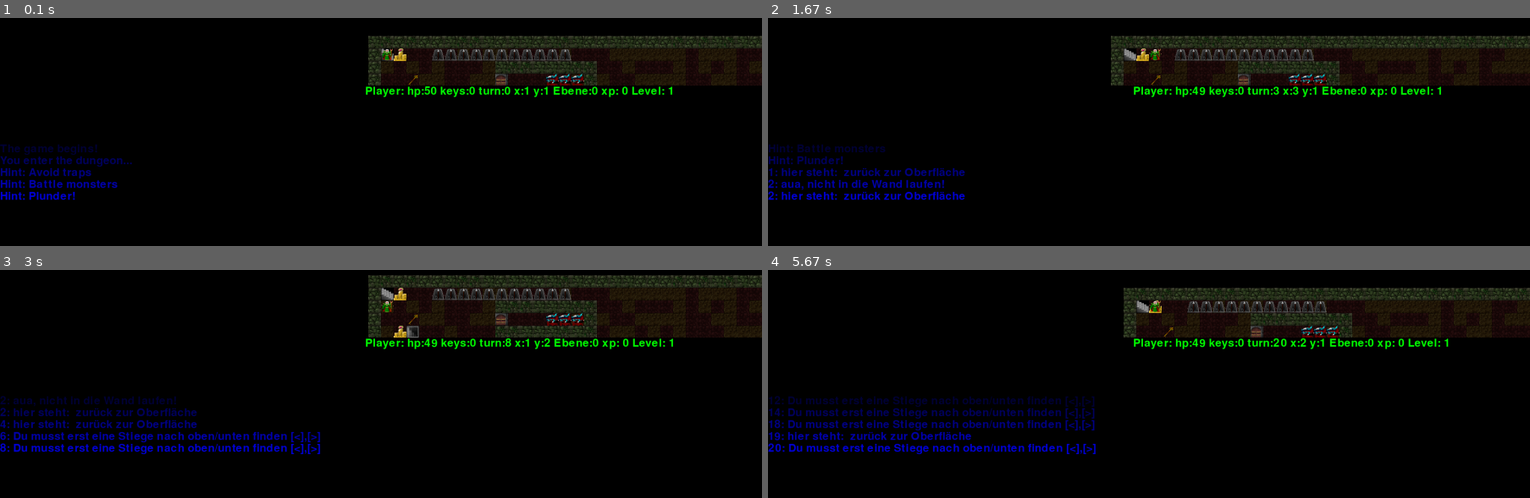
Above: before the commit, frames 1-4 (two rows, left to right).
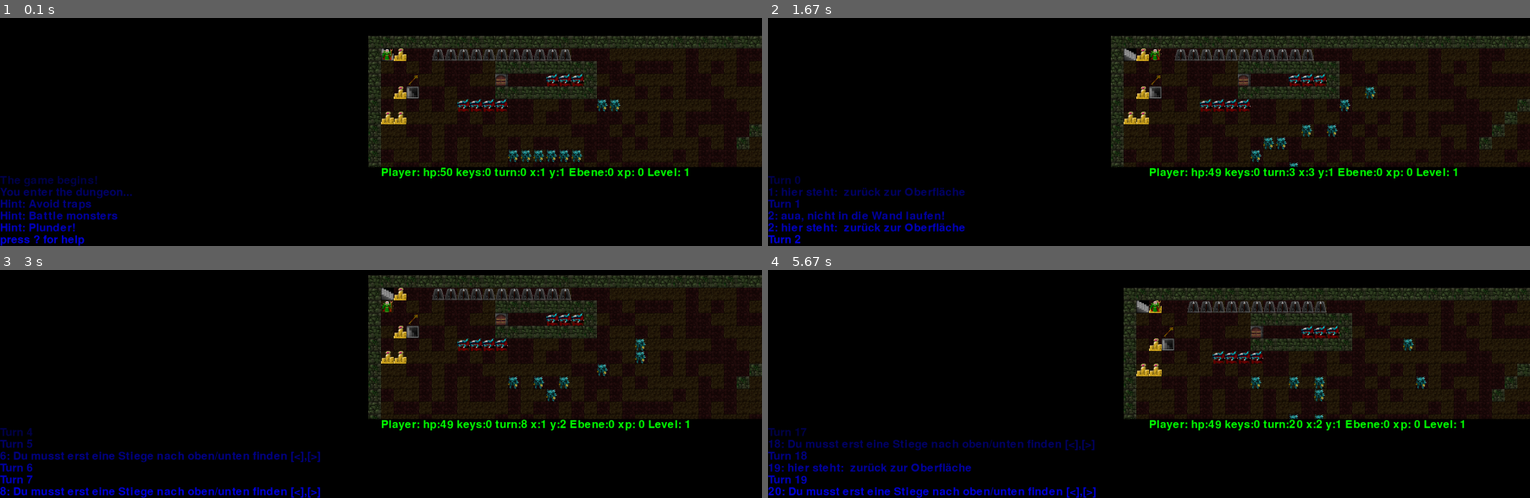
Above: after the commit, the same moments.

Repository: horstjens/spielend-programmieren
Game: pygame game, started from pyrogue/pygamerogue.py
Same seed, same stepped clock (60 frames per second), same inputs: the game is played once before the commit and once after it.
Inputs:
- Up to frame 1 (0.1 s): no input
- Up to frame 2 (1.67 s): hold Right 0.33-0.8 s; hold Up 0.83-1.13 s; hold Right 1.17-1.63 s
- Up to frame 3 (3 s): hold Left 1.67-2.2 s; hold Down 2.23-2.53 s; tap < at 2.38 s; hold Left 2.57-2.97 s; tap > at 2.72 s
- Up to frame 4 (5.67 s): hold Up 3-3.37 s; tap . at 3.15, 4.62 s; hold Right 3.4-4.03 s; tap < at 3.55, 5.12 s; hold Down 4.07-4.43 s; tap > at 4.22, 5.62 s; hold Left 4.47-4.93 s; hold Right 4.97-5.43 s; hold Up from 5.47 s (still down)

The runs differ from the first frame. In frame 1, 17% of the frame differs, in the area x 0-100%, y 29-100%; in frame 2, 18%; in frame 3, 19%; in frame 4, 20%.

Commit message:
gui layout verbessert

Diff:
--- a/pyrogue/pygamerogue.py
+++ b/pyrogue/pygamerogue.py
@@ -57,10 +57,10 @@
 
 
 def kampfrunde(m1, m2):
-    """ Kampf gegen Monster Object"""
+    """Eine Kampfrunde (Schlag). Beste Waffe bzw. beste Rüstung hat Priorität"""
     txt = []
     if m1.hitpoints > 0 and m2.hitpoints > 0:
-        txt.append("{} ({} hp) schlägt nach {} ({} hp)".format(m1.name, m1.hitpoints, m2.name, m2.hitpoints))
+        txt.append("Kampf: {} ({} hp) schlägt nach {} ({} hp)".format(m1.name, m1.hitpoints, m2.name, m2.hitpoints))
         schaden = m1.level
         if "Schwert" in m1.rucksack:      # and rucksack["Waffe"] >0:
             damage = random.randint(schaden, schaden+3)
@@ -71,29 +71,29 @@
         else:
             damage = random.randint(schaden, schaden+1)
             waffe = "Faust"
-        txt.append("{} attackiert {} mit {} für {} Schaden".format(
+        txt.append("Kampf: {} attackiert {} mit {} für {} Schaden".format(
             m1.name, m2.name, waffe, damage))
         if "Rüstung" in m2.rucksack:
             damage -= schaden+1
-            txt.append("Rüstung von {} absorbiert einen Schadenspunkt".format(m2.name))
+            txt.append("Kampf: Rüstung von {} absorbiert einen Schadenspunkt".format(m2.name))
         if "Schild" in m2.rucksack:
             damage -= (schaden-1)+1
-            txt.append("Schild von {} aborbiert einen Schadenspunkt".format(m2.name))
+            txt.append("Kampf: Schild von {} aborbiert einen Schadenspunkt".format(m2.name))
         if damage > 0:
             m2.hitpoints -= damage
-            txt.append("{} verliert {} hitpoints ({} hp übrig)".format(m2.name, damage, m2.hitpoints))
+            txt.append("Kampf: {} verliert {} hitpoints ({} hp übrig)".format(m2.name, damage, m2.hitpoints))
             if m2.hitpoints < 1:
 
                 exp = random.randint(7, 10)
                 m1.xp += exp
-                txt.append("{} hat keine Hitpoints mehr, {} bekommt {} Xp".format(m2.name, m1.name, exp))
+                txt.append("Kampf: {} hat keine Hitpoints mehr, {} bekommt {} Xp".format(m2.name, m1.name, exp))
                 if m1.xp >= 100:
-                    txt.append("{} ist ein Level aufgestiegen".format(m1.name))
+                    txt.append("Kampf: {} ist ein Level aufgestiegen".format(m1.name))
                     m1.level += 1
                     m1.xp = 0
                     m1.hitpoints+=m1.level+random.randint(schaden+6, schaden+9)
         else:
-            txt.append("{} bleibt unverletzt".format(m2.name))
+            txt.append("Kampf: {} bleibt unverletzt".format(m2.name))
     return txt
 
 class Spritesheet(object):
@@ -419,16 +419,16 @@
         PygView.WALL1 = PygView.WALLS.image_at((34, 0, 32, 32))
         PygView.WALL2 = PygView.WALLS.image_at((68, 0, 32, 32))
 #        PygView.SIGN  = PygView.GUI.image_at((SIDE*6,0,SIDE,SIDE))
-        PygView.FLOOR  = PygView.FLOORS.image_at((160, SIDE*2 ,SIDE, SIDE))
+        PygView.FLOOR  = PygView.FLOORS.image_at((160, SIDE*2, SIDE, SIDE))
         PygView.FLOOR1 = PygView.FLOORS.image_at((192, 160, 32, 32))
         PygView.TRAP  = PygView.FEAT.image_at((30, 128, 32, 32), (0, 0, 0))
         PygView.PLAYERBILD = PygView.FIGUREN.image_at((111, 1215, 32, 32), (0, 0, 0))
         PygView.STAIRDOWN = PygView.FEAT.image_at((SIDE*4, SIDE*5, SIDE, SIDE))
         PygView.STAIRUP  = PygView.FEAT.image_at((SIDE*5, SIDE*5, SIDE, SIDE))
         PygView.MONSTERBILD  =  PygView.FIGUREN.image_at((0, 0, SIDE, SIDE), (0, 0, 0))
-        PygView.DOOR  = PygView.FEAT.image_at((SIDE*2,SIDE,SIDE,SIDE))
+        PygView.DOOR  = PygView.FEAT.image_at((SIDE*2, SIDE, SIDE, SIDE))
         PygView.LOOT  = PygView.MAIN.image_at((155, 672, 32, 32), (0, 0, 0))
-        PygView.KEY = PygView.FIGUREN.image_at((54, 1682 ,32 ,32), (0, 0, 0))
+        PygView.KEY = PygView.FIGUREN.image_at((54, 1682, 32, 32), (0, 0, 0))
         PygView.SIGN = PygView.GUI.image_at((197, 0, 32, 32), (0, 0, 0))
         self.player = Player(x, y, xp, level, hp)
         self.levels = []
@@ -441,6 +441,8 @@
         self.level = self.levels[self.player.z]
         self.background = pygame.Surface((self.level.width*SIDE, self.level.depth*SIDE))
         #self.black = pygame.Surface((self.level.width*SIDE, self.level.depth*SIDE))
+        self.scrollx = 0
+        self.scrolly = 0
 
     def paint(self):
         for y in range(self.level.depth):
@@ -460,7 +462,7 @@
         # Scrolling: der spieler wird immer in der Mitte vom Screen geblittet
         self.scrollx = self.width / 2 - self.player.x * SIDE
         self.scrolly = self.height / 2 - self.player.y * SIDE
-        self.screen.fill((0,0,0))  # bildschirm löschen mit schwarzer Farbe
+        self.screen.fill((0, 0, 0))  # bildschirm löschen mit schwarzer Farbe
         self.screen.blit(self.background, (self.scrollx, self.scrolly))
 
         # ---- paint monsters ---
@@ -469,23 +471,28 @@
         # ---- paint player -----
         self.screen.blit(self.player.bild, (self.scrollx + self.player.x * SIDE, self.scrolly + self.player.y * SIDE))
         # ---- textbereich schwarz übermalen ---
-        pygame.draw.rect(self.screen, (0, 0, 0), (0, y * SIDE+50, self.width, self.height - y * SIDE + 50))
+        pygame.draw.rect(self.screen, (0, 0, 0), (0, self.height - 200, self.width, 200))    # Textbereich ist 200 px hoch
         # ---- player status ----
         line = write("Player: hp:{} keys:{} turn:{} x:{} y:{} Ebene:{} xp: {} Level: {}".format(
                 self.player.hitpoints, len(self.player.keys), self.turns, self.player.x,
                 self.player.y, self.player.z, self.player.xp, self.player.level), (0, 255, 0))
 
-        self.screen.blit(line, (self.width - 1000, y * SIDE+50))
-        # ---- paint status messages -----
-        for number in range(-5, 0, 1):
-            line = write("{}".format(self.status[number]), (0, 0, 255+40*number))
-            self.screen.blit(line, (0, 20 * y + 400 + 5*30 + number * 30))
+        self.screen.blit(line, (self.width / 2, self.height - 200))
+        # ---- paint status messages ----- start 200 pixel from screen bottom
+        for number in range(-6, 0, 1):
+            if self.status[number][:6] == "Kampf:":
+                r, g, b = 255, 0, 255
+            else:
+                r, g, b = 0, 0, 255
+            line = write("{}".format(self.status[number]), (r, g, b+30*number))  # Farbe wird heller
+            self.screen.blit(line, (0, self.height + number * 30))
 
     def run(self):
         """The mainloop---------------------------------------------------"""
         self.clock = pygame.time.Clock()
         running = True
-        self.status = ["The game begins!","You enter the dungeon...", "Hint: Avoid traps", "Hint: Battle monsters", "Hint: Plunder!"]
+        self.status = ["The game begins!", "You enter the dungeon...", "Hint: Avoid traps",
+                       "Hint: Battle monsters", "Hint: Plunder!", "press ? for help"]
         while running and self.player.hitpoints > 0:
             self.seconds = self.clock.tick(self.fps)/1000.0  # seconds since last frame
             for event in pygame.event.get():
@@ -493,6 +500,7 @@
                     running = False
                 elif event.type == pygame.KEYDOWN:
                     wo = self.level.layout[(self.player.x, self.player.y)]
+                    self.status.append("Turn {}".format(self.turns))
                     self.turns += 1
                     if event.key == pygame.K_ESCAPE:
                         running = False
@@ -534,7 +542,7 @@
                                 self.status.append("{}: Du trinkst einen Heiltrank und erhälst {} hitpoints".format(
                                                    self.turns, effekt))
                             else:
-                                self.status.append("{}: in Deinem Rucksack befindet sich kein Heiltrank. Sammle Loot!".format(
+                                self.status.append("{}: In Deinem Rucksack befindet sich kein Heiltrank. Sammle Loot!".format(
                                                    self.turns))
 
                     # --------------- new location ----------
